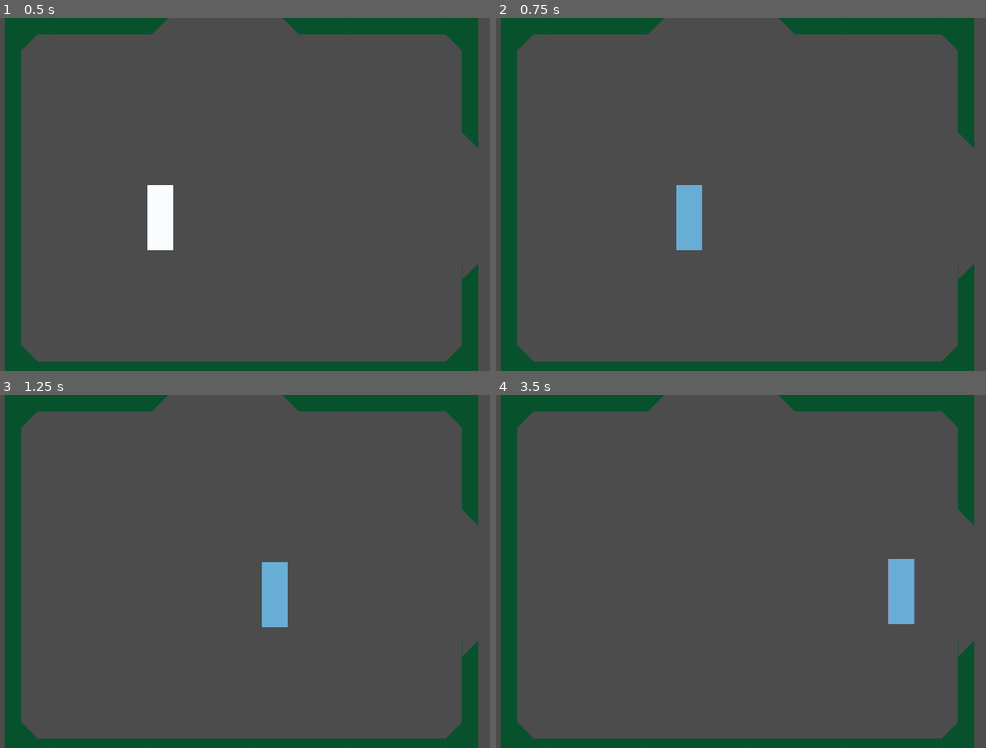
Above: before the commit, frames 1-4 (two rows, left to right).
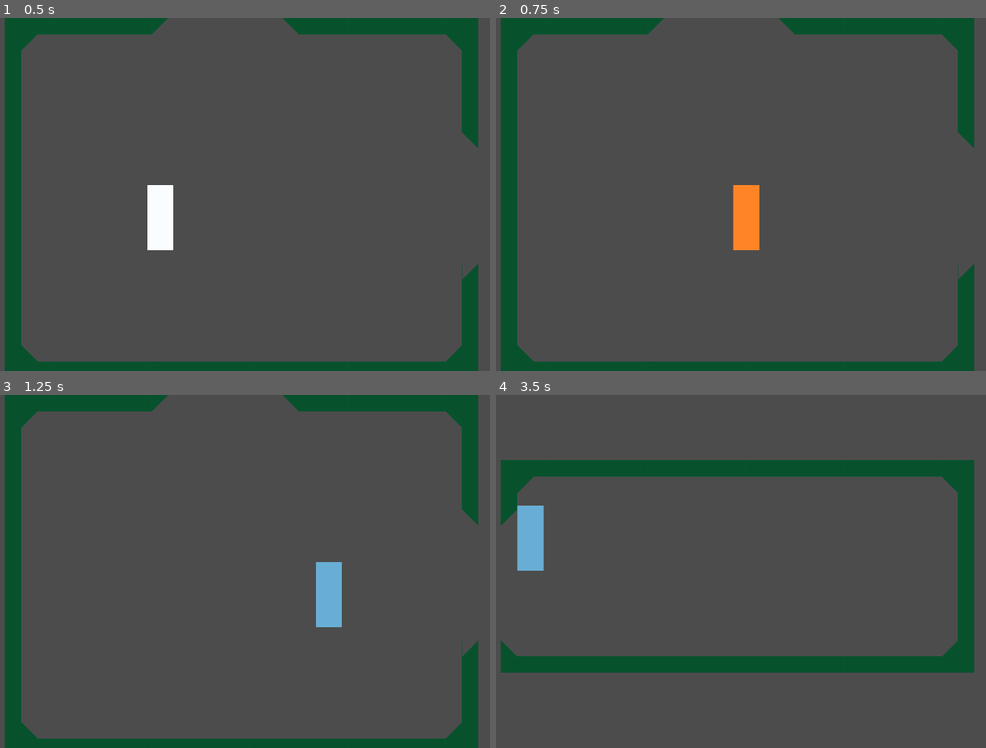
Above: after the commit, the same moments.

Repository: bl-rd/solitude
Game: Godot game, scene res://Src/Levels/Entrance.tscn
Two runs of this game, one before a commit and one after it. Both use one fixed random seed, a clock stepped at 60 frames per second and the inputs below.
Inputs:
- Up to frame 1 (0.5 s): no input
- Up to frame 2 (0.75 s): tap Enter at 0.5 s; hold Right (move_right) from 0.53 s (still down); tap A (move_dodge, bound only after the commit) at 0.6 s
- Up to frame 3 (1.25 s): keep holding Right (move_right)
- Up to frame 4 (3.5 s): release Right (move_right) at 1.28 s; hold Down (move_down) 1.28-2.03 s; tap A (move_dodge, bound only after the commit) at 1.35, 2.1, 2.85 s; hold Right (move_right) 2.03-2.78 s; hold Up (move_up) from 2.78 s (still down)

Frame 1 is identical in both runs. In frame 2, 2.0% of the frame differs, in the area x 36-54%, y 47-66%; in frame 3, 1.9%; in frame 4, 21%, in the area x 0-98%, y 0-100%.

Commit message:
Initial commit of dash state using tweens

Diff:
--- a/Src/Player.gd
+++ b/Src/Player.gd
@@ -4,12 +4,15 @@
 const SPEED: = 300.0
 
 export var speed: = Global.PLAYER_SPEED
+export var dodge_speed: = Vector2(250, 0)
 var _velocity: = Vector2.ZERO
 var _state = STATE.IDLE
+var _can_dodge: = true
 
 enum STATE {
 	IDLE,
-	WALKING
+	WALKING,
+	DODGE
 }
 
 
@@ -19,12 +22,8 @@
 
 
 func _physics_process(delta: float) -> void:
-	var direction: = get_direction()
-	_velocity = direction.normalized() * speed
-	if _velocity != Vector2.ZERO:
-		_switch_state(STATE.WALKING)
-	else:
-		_switch_state(STATE.IDLE)
+	if Input.is_action_just_pressed("move_dodge") and _can_dodge:
+		_switch_state(STATE.DODGE)
 
 	_handle_state()
 
@@ -46,12 +45,52 @@
 			print("switching to IDLE state")
 		STATE.WALKING:
 			print("switching to WALKING state")
+		STATE.DODGE:
+			print("switching to DODGE state")
 
 
 func _handle_state() -> void:
 	match _state:
 		STATE.IDLE:
 			$Animation.play("idle")
+			if is_direction_pressed():
+				_switch_state(STATE.WALKING)
 		STATE.WALKING:
 			$Animation.play("walk")
+			var direction: = get_direction()
+			_velocity = direction.normalized() * speed
 			_velocity = move_and_slide(_velocity)
+			if !is_direction_pressed():
+				_switch_state(STATE.IDLE)
+		STATE.DODGE:
+			$Animation.play("dodge")
+			if !$DodgeTween.is_active():
+				var direction: = get_direction()
+				var dodge_vec: = direction * dodge_speed.x if direction != Vector2.ZERO else dodge_speed
+				$DodgeTween.interpolate_property(self, "position",
+					self.position, self.position + dodge_vec, 0.1,
+					Tween.TRANS_LINEAR, Tween.EASE_IN_OUT)
+				$DodgeTween.start()
+				_can_dodge = false
+
+
+# Helper function to determine if any move button is being pressed
+func is_direction_pressed() -> bool:
+	var d = Input.is_action_pressed("move_down")
+	var u = Input.is_action_pressed("move_up")
+	var r = Input.is_action_pressed("move_right")
+	var l = Input.is_action_pressed("move_left")
+	return d or u or r or l
+
+
+# Handle what happens when the dodge tween is finished.
+# Start a timer to prevent instantaneous dodging!!
+func _on_DodgeTween_tween_all_completed() -> void:
+	_switch_state(STATE.IDLE)
+	$DodgeTimer.start()
+
+
+# Let the player dodge again
+func _on_DodgeTimer_timeout() -> void:
+	$DodgeTimer.stop()
+	_can_dodge = true
--- a/Src/Player.tscn
+++ b/Src/Player.tscn
@@ -73,3 +73,10 @@
 
 [node name="CollisionShape2D" type="CollisionShape2D" parent="."]
 shape = SubResource( 7 )
+
+[node name="DodgeTween" type="Tween" parent="."]
+
+[node name="DodgeTimer" type="Timer" parent="."]
+wait_time = 0.5
+[connection signal="tween_all_completed" from="DodgeTween" to="." method="_on_DodgeTween_tween_all_completed"]
+[connection signal="timeout" from="DodgeTimer" to="." method="_on_DodgeTimer_timeout"]
--- a/project.godot
+++ b/project.godot
@@ -58,6 +58,12 @@
 , Object(InputEventJoypadMotion,"resource_local_to_scene":false,"resource_name":"","device":0,"axis":1,"axis_value":1.0,"script":null)
  ]
 }
+move_dodge={
+"deadzone": 0.5,
+"events": [ Object(InputEventKey,"resource_local_to_scene":false,"resource_name":"","device":0,"alt":false,"shift":false,"control":false,"meta":false,"command":false,"pressed":false,"scancode":65,"unicode":0,"echo":false,"script":null)
+, Object(InputEventJoypadButton,"resource_local_to_scene":false,"resource_name":"","device":0,"button_index":0,"pressure":0.0,"pressed":false,"script":null)
+ ]
+}
 
 [rendering]
 
